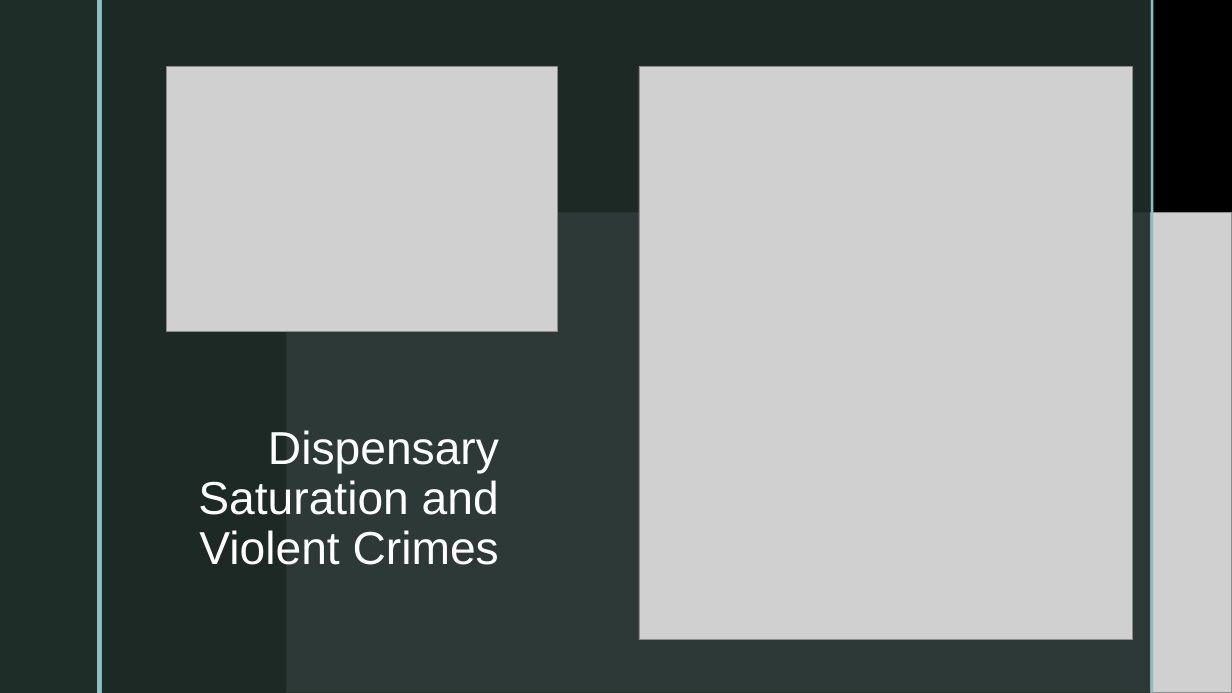
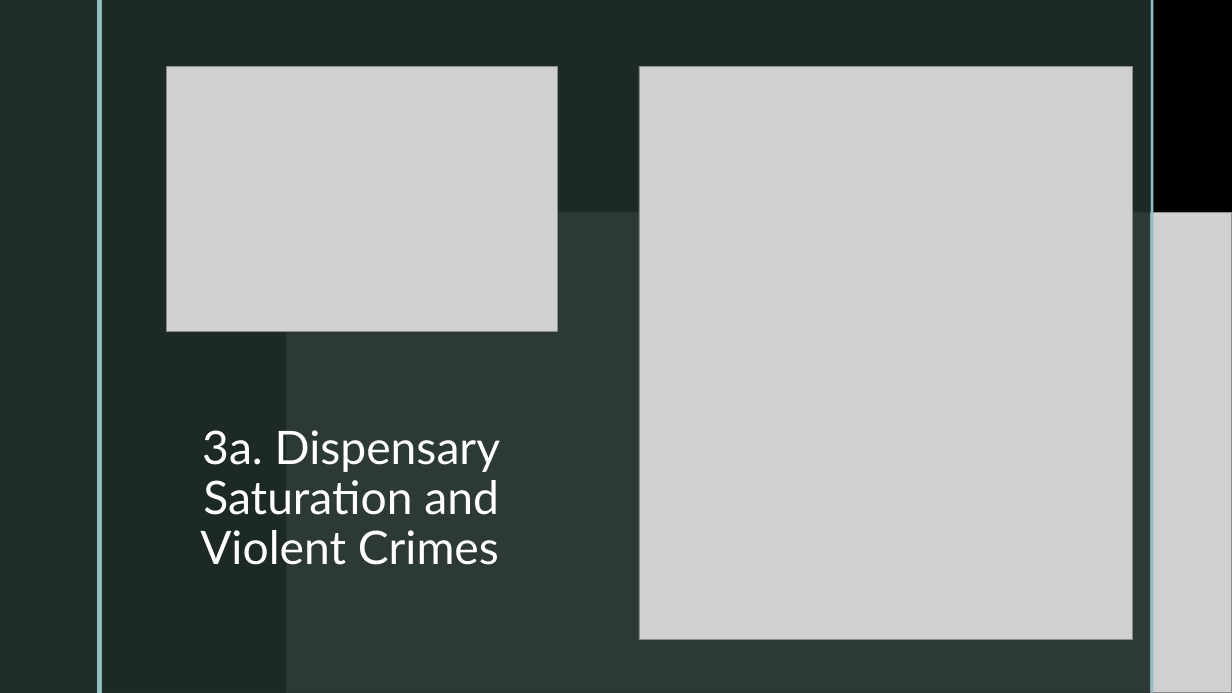
Before and after one commit to zapatos24/Mod_3_Final_Project, a slide deck: slide 6 of presentation_mod_3.pptx. Drawn at 1232x693 pixels with LibreOffice and Linux fonts; fonts in the diff are those of the drawing; grey boxes stand for pictures; background and template pictures are left out. Boxes give left, top, right and bottom in pixels: in the first picture for what was removed or moved away, otherwise in the second. Text is boxed around its words. In the diff, an @@ line names an element or a change of style, - is before the commit and + after.

```diff
--- a/presentation_mod_3.pptx
+++ b/presentation_mod_3.pptx
@@ title at (200, 430, 500, 565): text changed; font Arial to Lato @@
-Dispensary Saturation and Violent Crimes
+3a. Dispensary Saturation and Violent Crimes
```
Also in this commit, not shown: 5 other slides changed, 1 other file.
